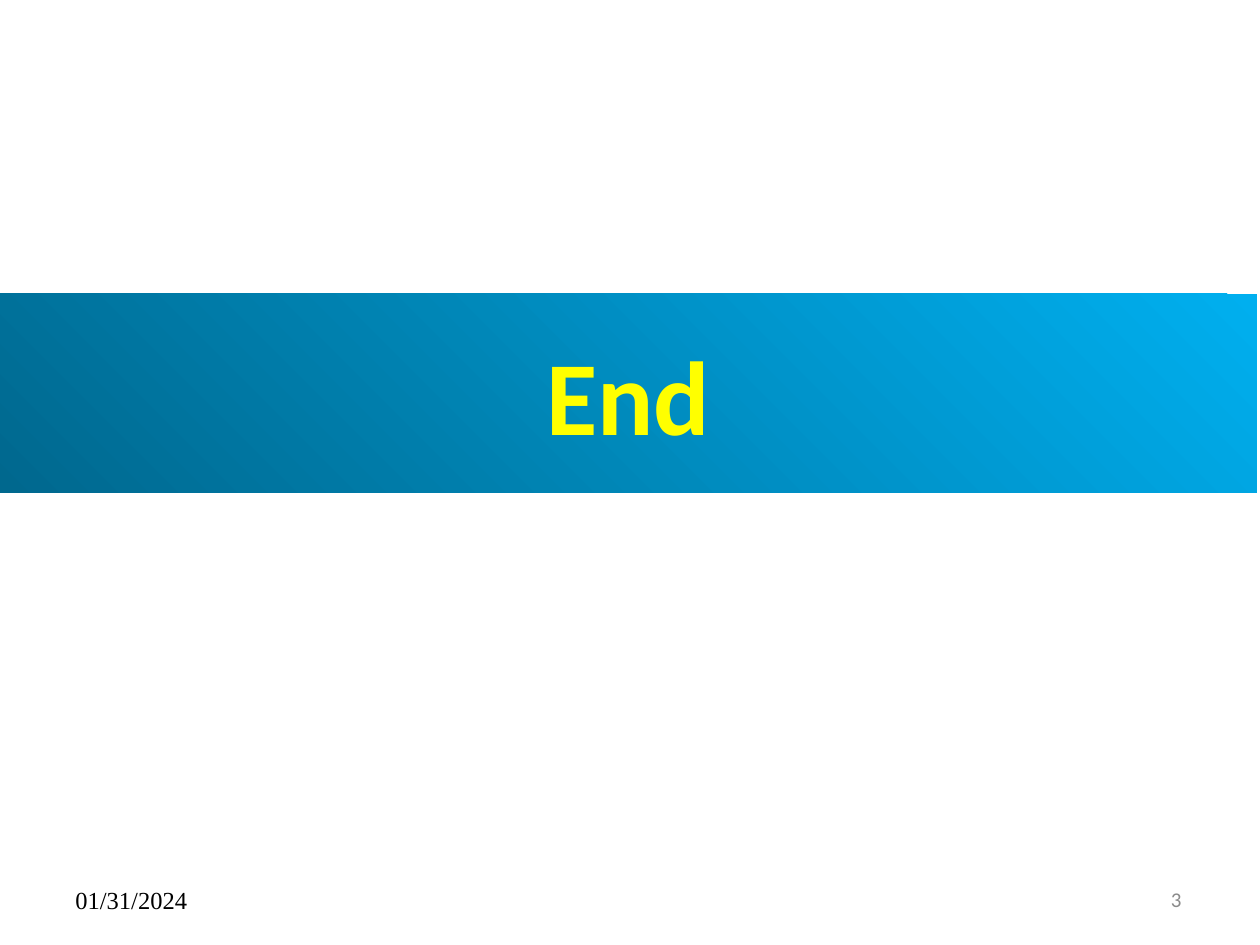
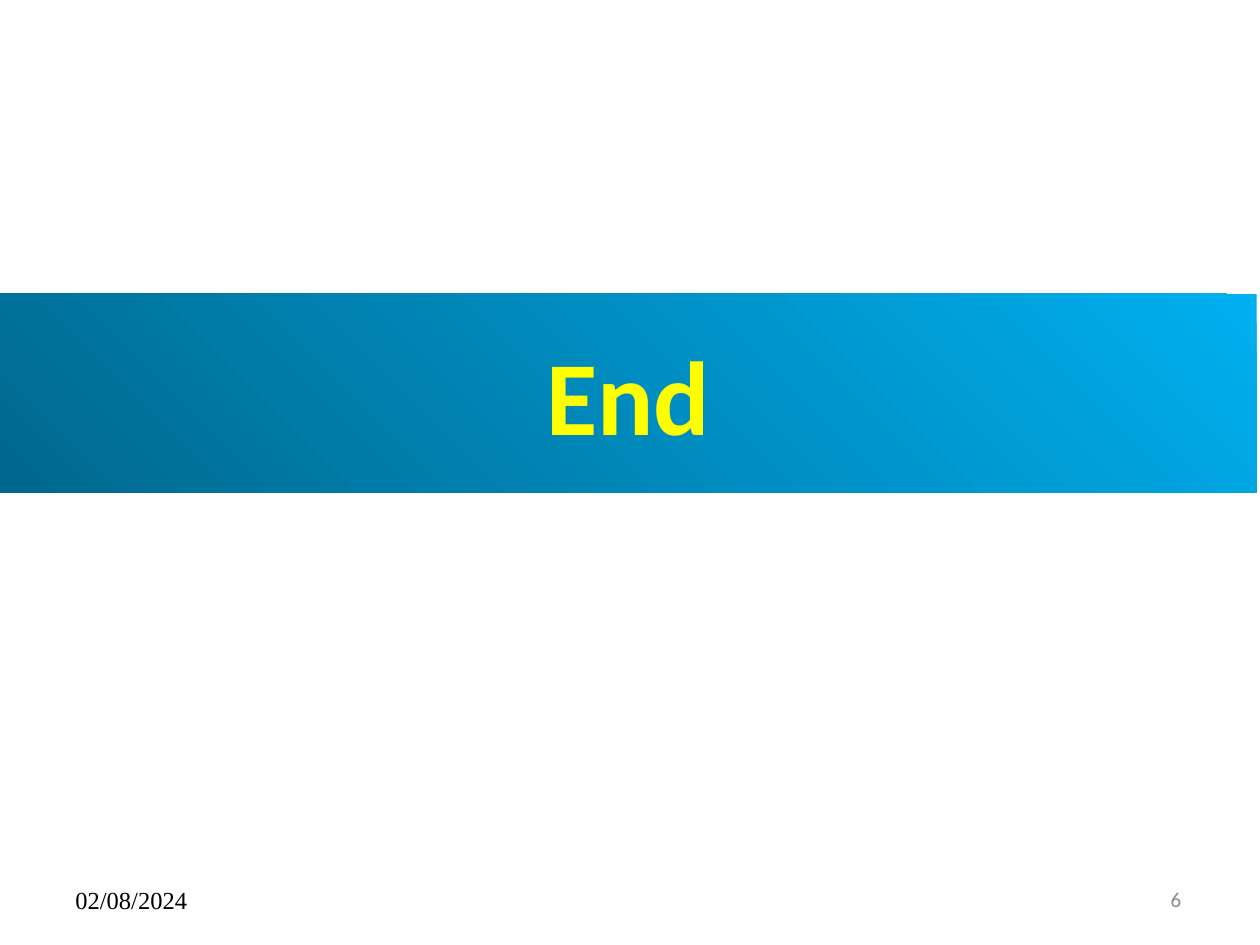
Before and after one commit to peterhchen/AIU_CS512_DL, a slide deck: slide 6 of 000_Lecture_Project/week02/01_Lecture/00_w01_Review.ppt (slide 3 before the commit). Drawn at 1260x945 pixels with LibreOffice and Linux fonts; fonts in the diff are those of the drawing. Boxes give left, top, right and bottom in pixels: in the first picture for what was removed or moved away, otherwise in the second. Text is boxed around its words. In the diff, an @@ line names an element or a change of style, - is before the commit and + after.

```diff
--- a/000_Lecture_Project/week02/01_Lecture/00_w01_Review.ppt
+++ b/000_Lecture_Project/week02/01_Lecture/00_w01_Review.ppt
@@ text at (75, 892, 187, 910): text changed @@
-01/31/2024
+02/08/2024
@@ page number at (1171, 893, 1182, 907): text changed @@
-3
+6
```
Also in this commit, not shown: 2 other slides changed, 3 slides added.
